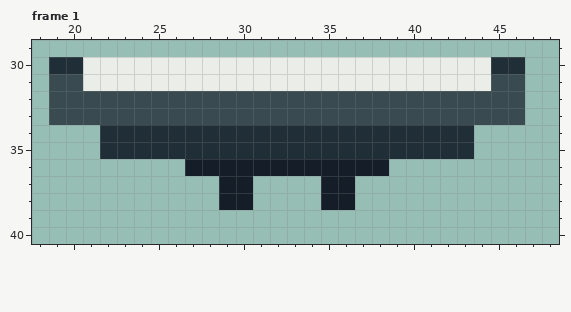
Two versions of one pixel-art file, Assets/Sprites/Monitor.aseprite. The picture above is the old version.
64x64 pixels, 1 frame. Shown: frame 1: x 18..48, y 29..40. The commit also changed other frames, which this record leaves out.
After:
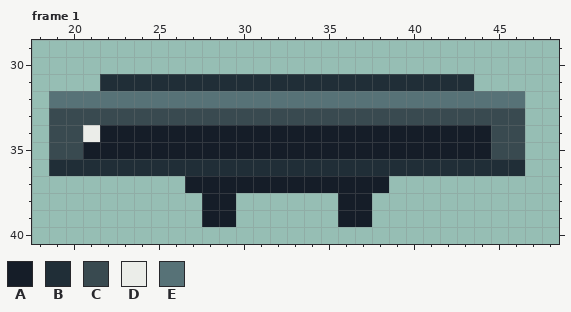
Palette (. is transparent): A #151d28  B #202e37  C #394a50  D #ebede9  E #577277
The edit:
--- frame 1, layer "Monitor"
@@ x 18..48 @@
 29 ...............................
-30 .BBDDDDDDDDDDDDDDDDDDDDDDDDBB..
-31 .CCDDDDDDDDDDDDDDDDDDDDDDDDCC..
-32 .CCCCCCCCCCCCCCCCCCCCCCCCCCCC..
+30 ...............................
+31 ....BBBBBBBBBBBBBBBBBBBBBB.....
+32 .EEEEEEEEEEEEEEEEEEEEEEEEEEEE..
 33 .CCCCCCCCCCCCCCCCCCCCCCCCCCCC..
-34 ....BBBBBBBBBBBBBBBBBBBBBB.....
-35 ....BBBBBBBBBBBBBBBBBBBBBB.....
-36 .........AAAAAAAAAAAA..........
-37 ...........AA....AA............
-38 ...........AA....AA............
-39 ...............................
+34 .CCDAAAAAAAAAAAAAAAAAAAAAAACC..
+35 .CCAAAAAAAAAAAAAAAAAAAAAAAACC..
+36 .BBBBBBBBBBBBBBBBBBBBBBBBBBBB..
+37 .........AAAAAAAAAAAA..........
+38 ..........AA......AA...........
+39 ..........AA......AA...........
 40 ...............................
Where, in picture pixels (left, top, right, bottom), the same in both pictures:
changed: (49, 57, 525, 227)
